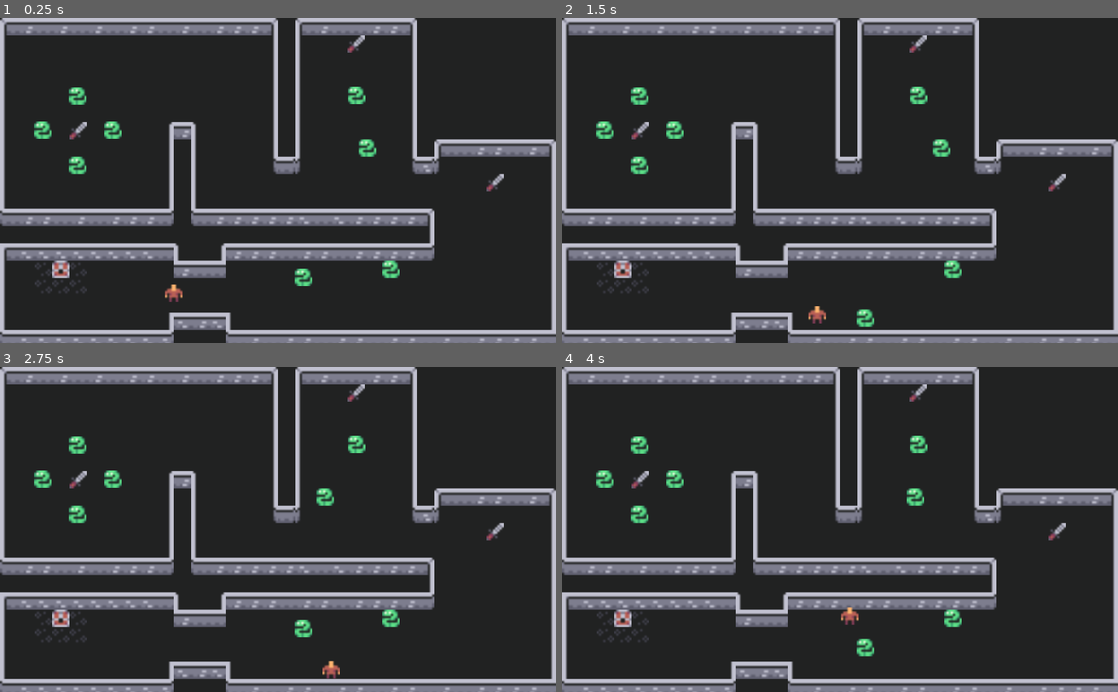
Above: before the commit, frames 1-4 (two rows, left to right).
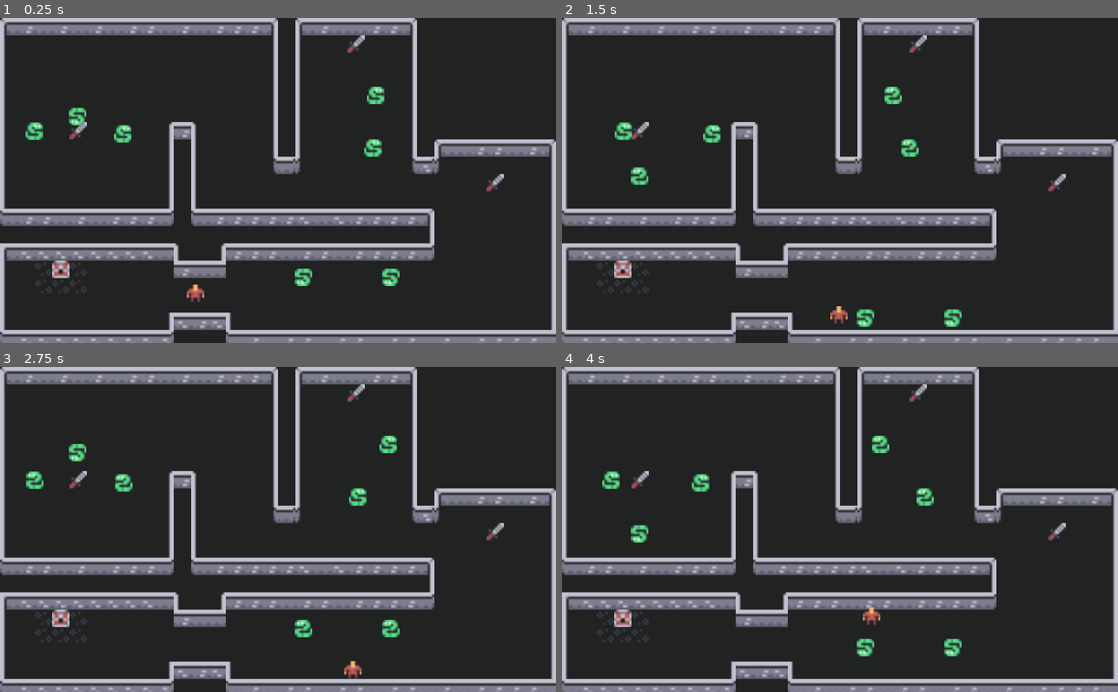
Above: after the commit, the same moments.

Repository: dvarrui/godot-demos
Game: Godot game, scene res://level/map1.tscn
Two runs of this game, one before a commit and one after it. Both use one fixed random seed, a clock stepped at 60 frames per second and the inputs below.
Inputs:
- Up to frame 1 (0.25 s): no input
- Up to frame 2 (1.5 s): hold Right (player_right) 0.53-1.28 s; hold Down (player_down) from 1.28 s (still down)
- Up to frame 3 (2.75 s): release Down (player_down) at 2.03 s; hold Right (player_right) from 2.03 s (still down)
- Up to frame 4 (4 s): release Right (player_right) at 2.78 s; hold Up (player_up) 2.78-3.53 s; hold Left (player_left) from 3.53 s (still down)

The runs differ from the first frame. In frame 1, 2.0% of the frame differs, in the area x 4-72%, y 21-88%; in frame 2, 2.3%, in the area x 6-72%, y 21-96%; in frame 3, 1.9%; in frame 4, 2.2%.

Commit message:
U

Diff:
--- a/demos/roguelike/actor/enemy/enemy.gd
+++ b/demos/roguelike/actor/enemy/enemy.gd
@@ -21,6 +21,15 @@
 			speed.x *= -1
 		if position.x < (origin.x - min_limit.x):
 			speed.x *= -1
+	if speed.x > 0:
+		self.get_node("sprite").flip_h=true
+	else:
+		self.get_node("sprite").flip_h=false
+	if speed.y > 0:
+		self.get_node("sprite").flip_v=true
+	else:
+		self.get_node("sprite").flip_v=false
+
 
 func _on_enemy_area_entered(area):
 	var parent = area.get_parent()
--- a/demos/roguelike/actor/enemy/enemy.tscn
+++ b/demos/roguelike/actor/enemy/enemy.tscn
@@ -14,13 +14,4 @@
 
 [node name="shape" type="CollisionShape2D" parent="."]
 shape = SubResource( 1 )
-
-[node name="label" type="Label" parent="."]
-visible = false
-margin_right = 40.0
-margin_bottom = 14.0
-text = "Matar al jugador!!!"
-__meta__ = {
-"_edit_use_anchors_": false
-}
 [connection signal="area_entered" from="." to="." method="_on_enemy_area_entered"]
--- a/demos/roguelike/level/map1.tscn
+++ b/demos/roguelike/level/map1.tscn
@@ -12,7 +12,7 @@
 cell_size = Vector2( 8, 8 )
 cell_quadrant_size = 8
 format = 1
-tile_data = PoolIntArray( -65504, 5, 0, 0, 0, 0, 1, 37, 0, 2, 1, 0, 3, 37, 0, 4, 1, 0, 5, 37, 0, 6, 1, 0, 7, 37, 0, 8, 37, 0, 9, 1, 0, 10, 37, 0, 11, 1, 0, 12, 37, 0, 13, 37, 0, 14, 37, 0, 15, 3, 0, 16, 5, 0, 17, 0, 0, 18, 37, 0, 19, 1, 0, 20, 1, 0, 21, 37, 0, 22, 37, 0, 23, 3, 0, 24, 5, 0, 25, 5, 0, 26, 5, 0, 27, 5, 0, 28, 5, 0, 29, 5, 0, 30, 5, 0, 31, 5, 0, 32, 5, 0, 65536, 4, 0, 65537, 5, 0, 65538, …(8181 unchanged characters)…
+tile_data = PoolIntArray( 0, 0, 0, 1, 37, 0, 2, 1, 0, 3, 37, 0, 4, 1, 0, 5, 37, 0, 6, 1, 0, 7, 37, 0, 8, 37, 0, 9, 1, 0, 10, 37, 0, 11, 1, 0, 12, 37, 0, 13, 37, 0, 14, 37, 0, 15, 3, 0, 16, 5, 0, 17, 0, 0, 18, 37, 0, 19, 1, 0, 20, 1, 0, 21, 37, 0, 22, 37, 0, 23, 3, 0, 24, 5, 0, 25, 5, 0, 26, 5, 0, 27, 5, 0, 28, 5, 0, 29, 5, 0, 30, 5, 0, 31, 5, 0, 65536, 4, 0, 65537, 5, 0, 65538, …(8181 unchanged characters)…
 
 [node name="enemies" type="Node2D" parent="."]
 
@@ -23,27 +23,36 @@
 
 [node name="enemy2" parent="enemies" instance=ExtResource( 3 )]
 position = Vector2( 180.014, 115.928 )
+max_limit = Vector2( 0, 23 )
+speed = Vector2( 0, 15 )
 
 [node name="enemy3" parent="enemies" instance=ExtResource( 3 )]
 position = Vector2( 164.132, 59.9303 )
 max_limit = Vector2( 20, 0 )
 min_limit = Vector2( 20, 0 )
-speed = Vector2( 20, 0 )
+speed = Vector2( 30, 0 )
 
 [node name="enemy4" parent="enemies" instance=ExtResource( 3 )]
 position = Vector2( 164.132, 35.6987 )
+max_limit = Vector2( 20, 0 )
+min_limit = Vector2( 20, 0 )
+speed = Vector2( 35, 0 )
 
 [node name="enemy5" parent="enemies" instance=ExtResource( 3 )]
-position = Vector2( 35.8468, 35.9024 )
+position = Vector2( 35.8468, 38.0609 )
+max_limit = Vector2( 0, 40 )
+speed = Vector2( 0, 30 )
 
 [node name="enemy6" parent="enemies" instance=ExtResource( 3 )]
-position = Vector2( 51.9333, 51.7852 )
-
-[node name="enemy7" parent="enemies" instance=ExtResource( 3 )]
-position = Vector2( 35.8468, 68.0754 )
+position = Vector2( 54.0918, 53.4041 )
+max_limit = Vector2( 15, 0 )
+speed = Vector2( 10, 0 )
 
 [node name="enemy8" parent="enemies" instance=ExtResource( 3 )]
-position = Vector2( 19.7603, 51.7852 )
+position = Vector2( 13.2849, 52.3248 )
+max_limit = Vector2( 15, 0 )
+speed = Vector2( 10, 0 )
 
 [node name="player" parent="." instance=ExtResource( 2 )]
-position = Vector2( 80, 127 )
+position = Vector2( 90, 127 )
+initial_pos = Vector2( 90, 127 )
